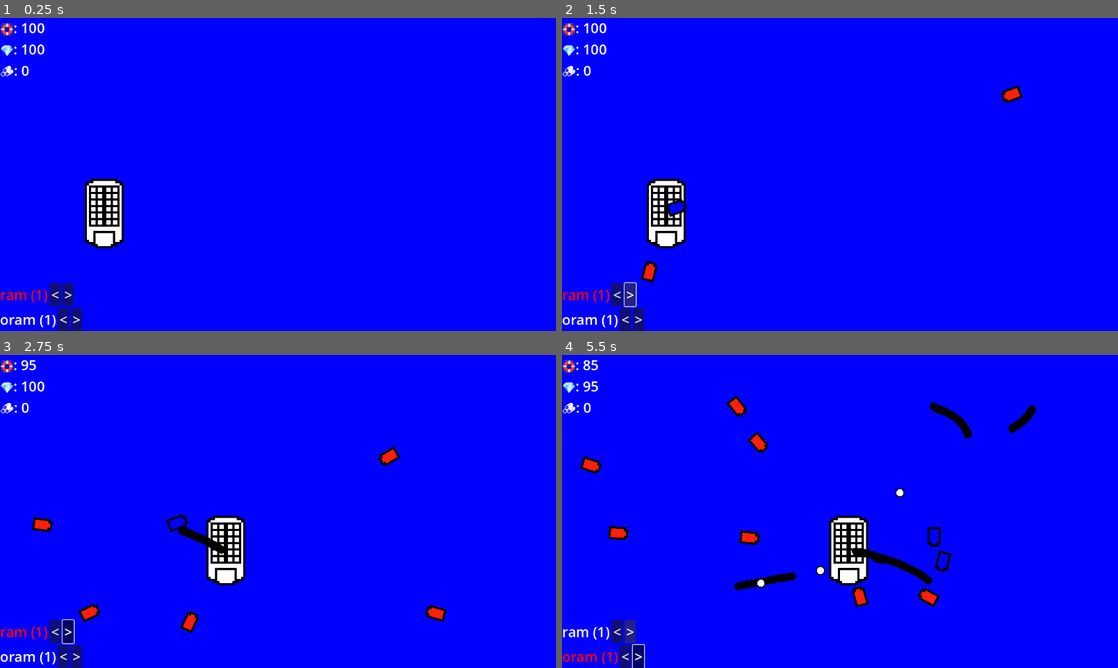
Above: before the commit, frames 1-4 (two rows, left to right).
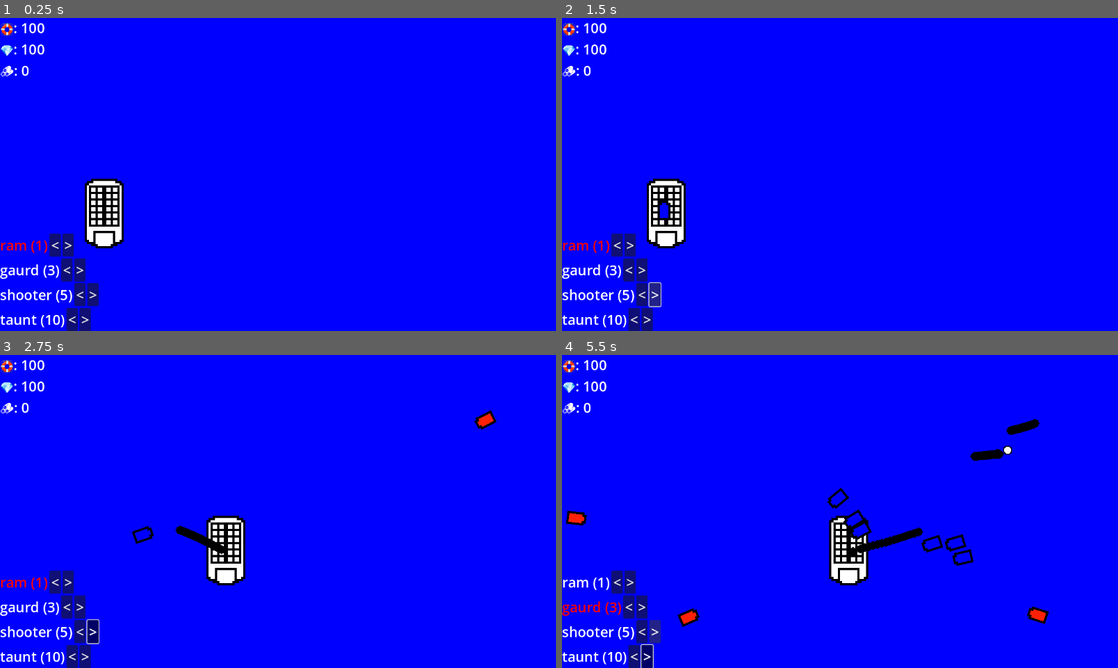
Above: after the commit, the same moments.

Repository: JoeyShapiro/ContainerCaptain
Game: Godot game, scene res://main.tscn
The game is run twice, just before and just after one commit, with the same random seed, the same clock (stepped at 60 frames per second) and the same inputs.
Inputs:
- Up to frame 1 (0.25 s): no input
- Up to frame 2 (1.5 s): click "<" at 0.5 s; click ">" at 1.25 s
- Up to frame 3 (2.75 s): hold D (move_right) from 2.03 s (still down); hold Space (shoot) from 2.03 s (still down)
- Up to frame 4 (5.5 s): release D (move_right) at 2.78 s; release Space (shoot) at 2.78 s; hold Down (menu_down) 2.78-3.53 s; tap Space (shoot) at 2.85, 4.35 s; hold D (move_right) 3.53-4.28 s; hold Space (shoot) 3.53-4.28 s; hold Right (menu_scale_up) 4.28-5.03 s; hold A (move_left) from 5.03 s (still down); hold Space (shoot) from 5.03 s (still down)

The runs differ from the first frame. In frame 1, 2.2% of the frame differs, in the area x 0-18%, y 68-100%; in frame 2, 2.7%; in frame 3, 3.4%; in frame 4, 6.4%, in the area x 0-88%, y 1-100%.
Error before the commit: Invalid access of index '0' on a base object of type: 'Array[Node]'. (res://main.gd:98)
Error after the commit: Invalid access of index '0' on a base object of type: 'Array[Node]'. (res://main.gd:127)

Commit message:
added difficulty scaler for spawns

Diff:
--- a/main.gd
+++ b/main.gd
@@ -3,17 +3,27 @@
 @export var mob_scene: PackedScene
 @export var droneRam_scene : PackedScene
 @export var drone_options : Array[Dictionary]
+
 var score
+var difficulty_scale
+# could reverse it, but just make new value
+var difficulty_counter
 
 # TODO
 """
 - different drones
-- scale
+- scale game window
 - leveling
 - progress bars
-- fix ui
+- fix ui (look half decent)
 - clean functions
-- validate input and stuff
+- validate input and stuff (scaling ui)
+- scale difficulty
+- better art
+- more sounds
+  - sound when pay
+  - bool check if can pay
+  - stop moving or soemthing
 """
 
 # Called when the node enters the scene tree for the first time.
@@ -24,8 +34,18 @@
 		'scene': 'res://droneRam.tscn'
 	})
 	drone_options.append({
-		'type': 'oram',
-		'rent': 1,
+		'type': 'gaurd',
+		'rent': 3,
+		'scene': 'res://droneRam.tscn'
+	})
+	drone_options.append({
+		'type': 'shooter',
+		'rent': 5,
+		'scene': 'res://droneRam.tscn'
+	})
+	drone_options.append({
+		'type': 'taunt',
+		'rent': 10,
 		'scene': 'res://droneRam.tscn'
 	})
 	new_game()
@@ -40,8 +60,9 @@
 
 func new_game():
 	score = 0
+	difficulty_counter = 0
 	$Player.start($PlayerStartPos.position)
-	#$StartTimer.start()
+	$Difficulty.start()
 	$TimerMob.start()
 
 	$Hud.display_stats($Player.hull, $Player.gold, $Player.resources)
@@ -77,8 +98,16 @@
 	add_child(mob)
 
 func _on_timer_start_timeout():
+	# is this doing anything
+	print('hello?')
 	$MobTimer.start()
 	$ScoreTimer.start()
+
+func _on_difficulty_timeout():
+	difficulty_counter += 1
+	difficulty_scale = 3 * log(difficulty_counter + 1)
+	$TimerMob.wait_time = 4 / (1 * difficulty_scale)
+	print($TimerMob.wait_time)
 
 func _on_player_hit():
 	$Hud.display_stats($Player.hull, $Player.gold, $Player.resources)
--- a/main.tscn
+++ b/main.tscn
@@ -28,7 +28,7 @@
 position = Vector2(240, 450)
 
 [node name="TimerMob" type="Timer" parent="."]
-wait_time = 0.5
+wait_time = 2.0
 
 [node name="TimerStart" type="Timer" parent="."]
 wait_time = 2.0
@@ -51,9 +51,12 @@
 grow_horizontal = 2
 grow_vertical = 2
 
+[node name="Difficulty" type="Timer" parent="."]
+
 [connection signal="hit" from="Player" to="." method="_on_player_hit"]
 [connection signal="stat_change" from="Player" to="." method="_on_player_stat_change"]
 [connection signal="timeout" from="TimerMob" to="." method="_on_timer_mob_timeout"]
 [connection signal="timeout" from="TimerStart" to="." method="_on_timer_start_timeout"]
 [connection signal="scale_down" from="Hud" to="." method="_on_hud_scale_down"]
 [connection signal="scale_up" from="Hud" to="." method="_on_hud_scale_up"]
+[connection signal="timeout" from="Difficulty" to="." method="_on_difficulty_timeout"]
--- a/pirateRam.gd
+++ b/pirateRam.gd
@@ -5,7 +5,7 @@
 
 @export var ram_cooldown = 1
 var ram_timer
-@export var speed = 2
+@export var speed = 0.75
 @export var max_hull = 10
 @export var damage = 5
 var hull
Not shown, added: Sounds/item00.wav.import
Not shown, added: Sounds/select00.wav.import
Not shown, changed: README.md
Not shown, added: Sounds/item00.wav
Not shown, added: Sounds/select00.wav
